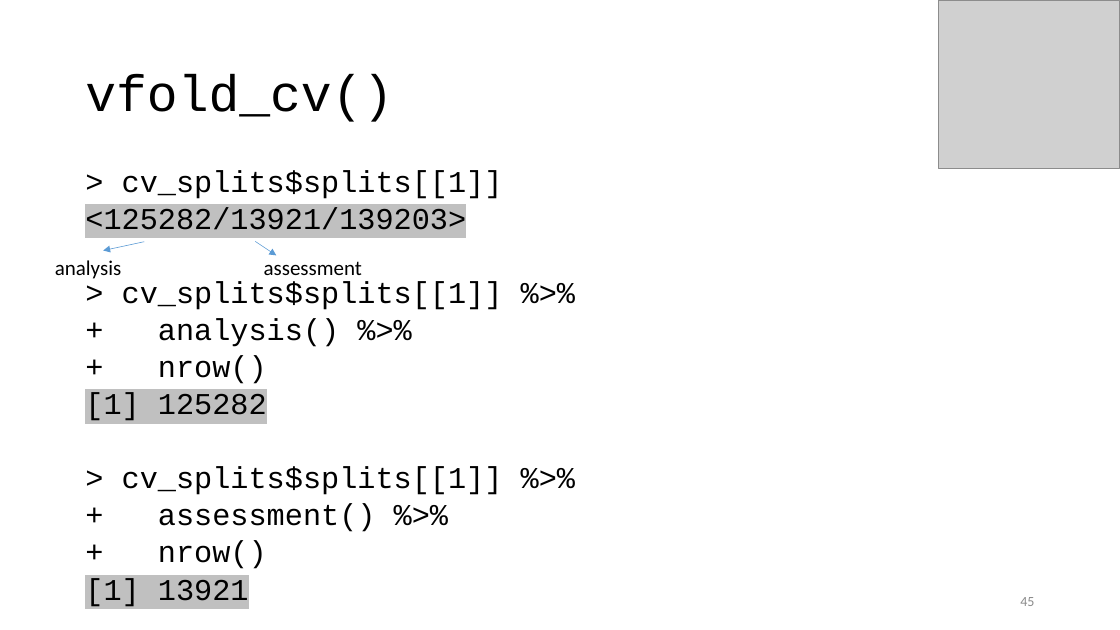
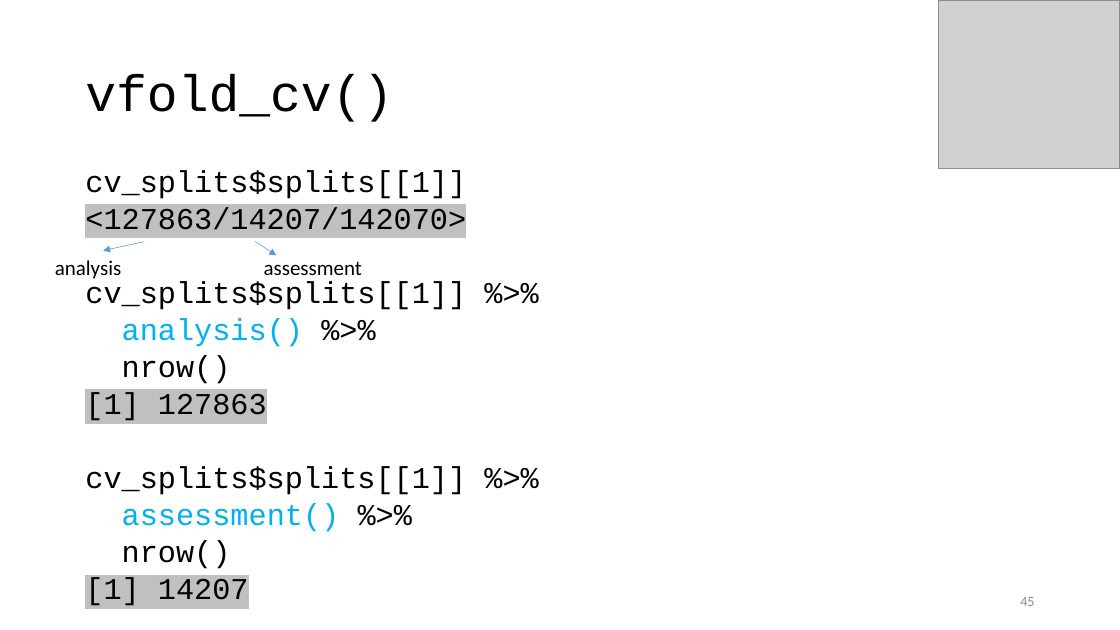
Before and after one commit to karlenaochoa/c4-ml-2020, a slide deck: slide 45 of slides/w2p1-bias-variance-resampling/w2p1.pptx. Drawn at 1120x630 pixels with LibreOffice and Linux fonts; fonts in the diff are those of the drawing; grey boxes stand for pictures. Boxes give left, top, right and bottom in pixels: in the first picture for what was removed or moved away, otherwise in the second. Text is boxed around its words. In the diff, an @@ line names an element or a change of style, - is before the commit and + after.

```diff
--- a/slides/w2p1-bias-variance-resampling/w2p1.pptx
+++ b/slides/w2p1-bias-variance-resampling/w2p1.pptx
@@ text at (85, 170, 466, 606): text changed @@
-> cv_splits$splits[[1]]
-<125282/13921/139203>
-> cv_splits$splits[[1]] %>%
-+ analysis() %>%
-+ nrow()
-[1] 125282
-> cv_splits$splits[[1]] %>%
-+ assessment() %>%
-+ nrow()
-[1] 13921
+cv_splits$splits[[1]]
+<127863/14207/142070>
+cv_splits$splits[[1]] %>%
+analysis() %>%
+nrow()
+[1] 127863
+cv_splits$splits[[1]] %>%
+assessment() %>%
+nrow()
+[1] 14207
```
Also in this commit, not shown: 5 other slides changed, 2 other files.
